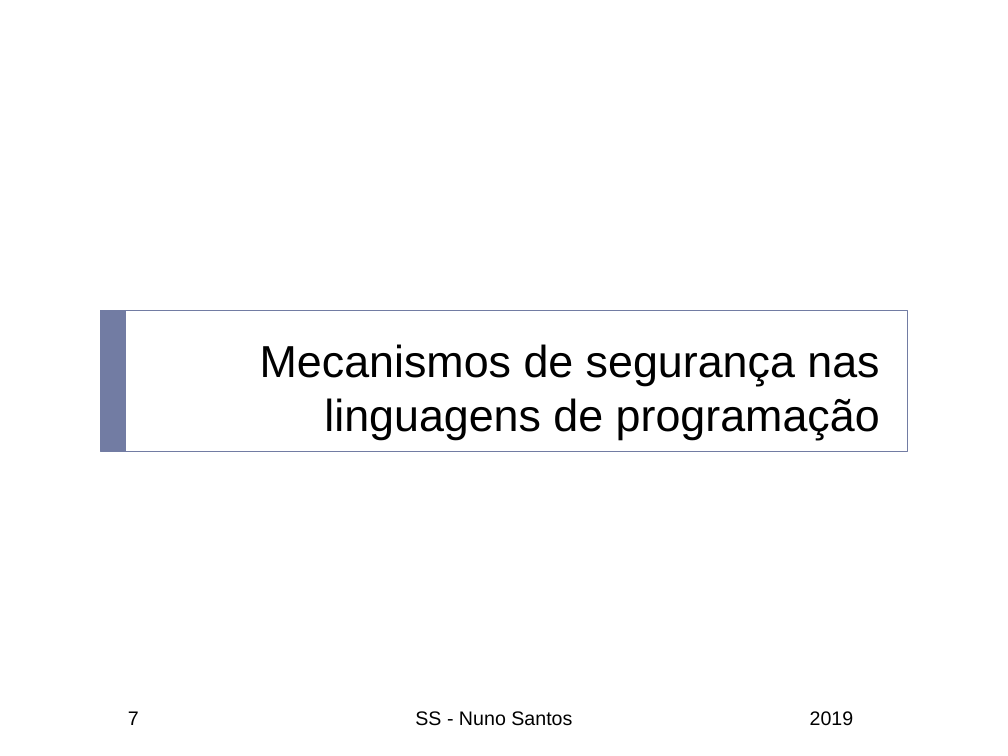
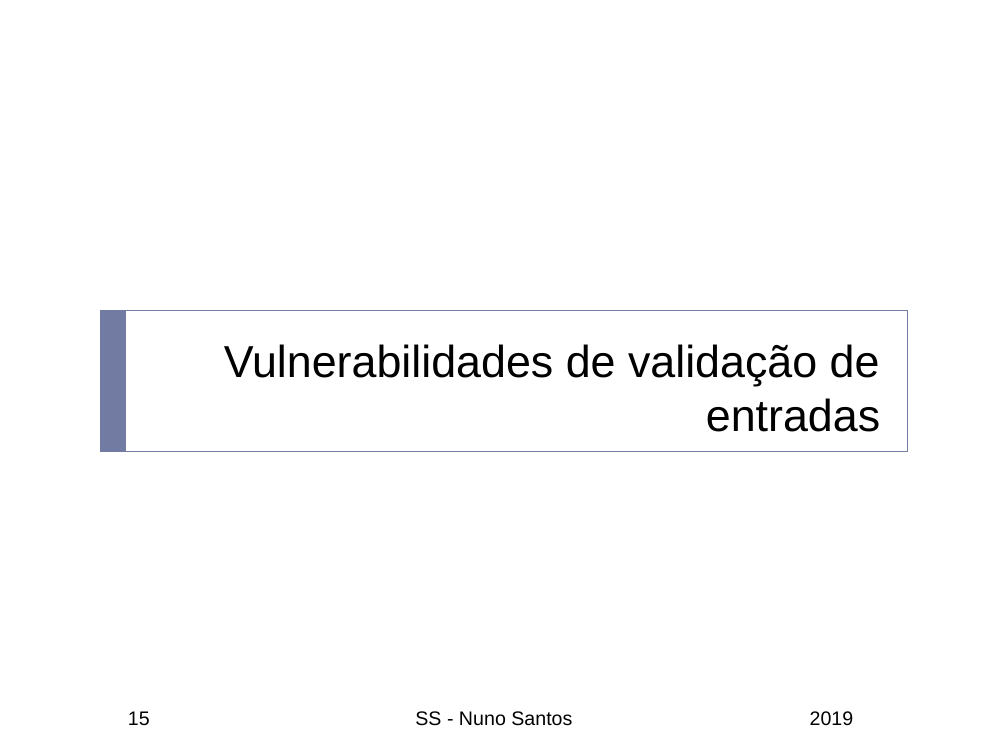
Before and after one commit to nuno-santos/acite2019, a slide deck: slide 15 of teoricas/acite2019-04-corridas_entradas.pptx (slide 7 before the commit). Drawn at 1008x756 pixels with LibreOffice and Linux fonts; fonts in the diff are those of the drawing; background and template pictures are left out. Boxes give left, top, right and bottom in pixels: in the first picture for what was removed or moved away, otherwise in the second. Text is boxed around its words. In the diff, an @@ line names an element or a change of style, - is before the commit and + after.

```diff
--- a/teoricas/acite2019-04-corridas_entradas.pptx
+++ b/teoricas/acite2019-04-corridas_entradas.pptx
@@ title at (224, 344, 880, 432): text changed @@
-Mecanismos de segurança nas linguagens de programação
+Vulnerabilidades de validação de entradas
@@ page number at (128, 711, 150, 726): text changed @@
-7
+15
```
Also in this commit, not shown: 9 other slides changed, 11 slides added, 1 slide removed.
